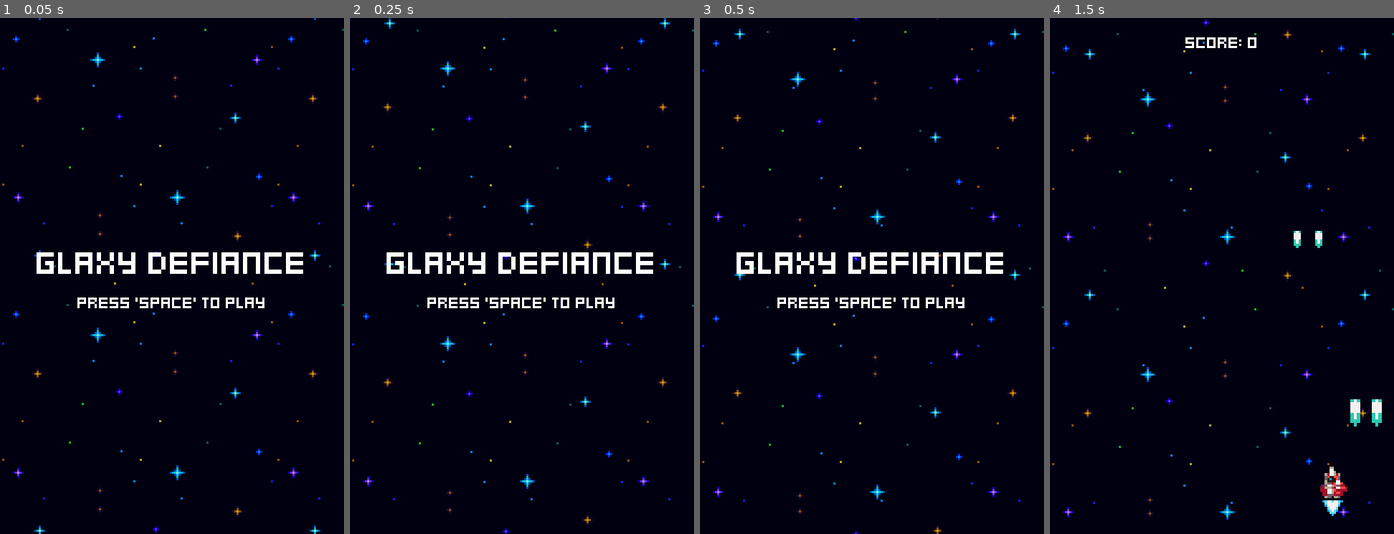
Above: before the commit, frames 1-4 (left to right).
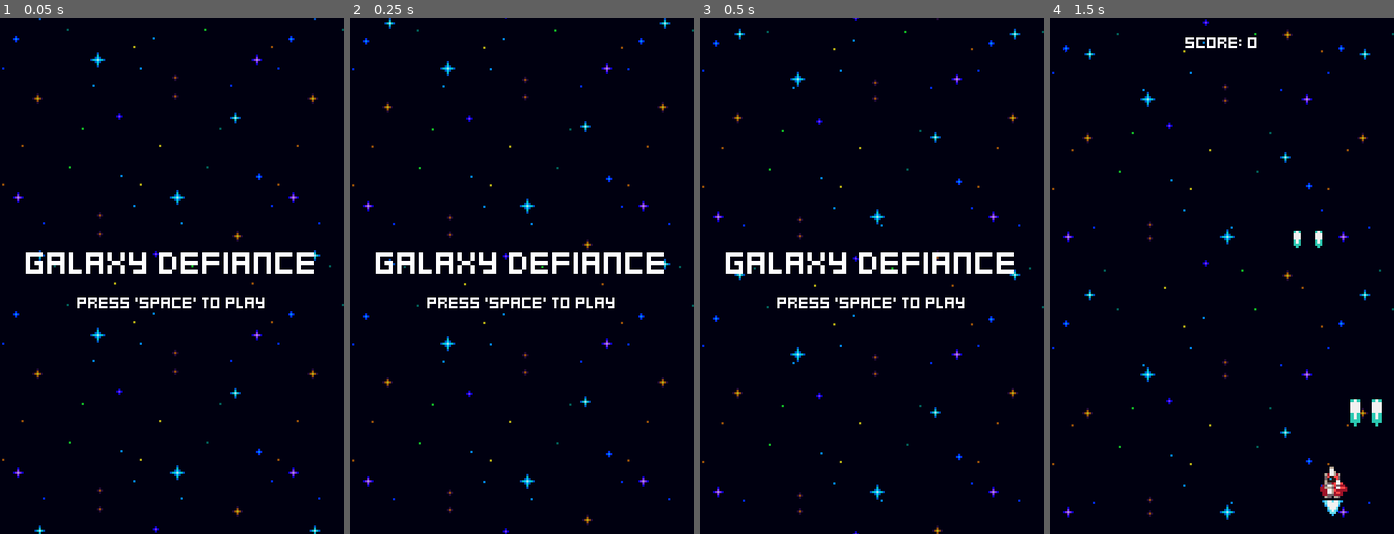
Above: after the commit, the same moments.

Repository: Wilthos/Galaxy-Defiance-Tutorial
Game: Godot game, scene res://menus/menu.tscn
The game is run twice, just before and just after one commit, with the same random seed, the same clock (stepped at 60 frames per second) and the same inputs.
Inputs:
- Up to frame 1 (0.05 s): no input
- Up to frame 2 (0.25 s): no input
- Up to frame 3 (0.5 s): no input
- Up to frame 4 (1.5 s): tap Space at 0.5 s; hold Right (ui_right) 0.53-1.28 s; tap Enter (ui_accept) at 0.77 s; hold Left (ui_left) from 1.28 s (still down)

The runs differ from the first frame. In frame 1, 1.6% of the frame differs, in the area x 7-92%, y 45-50%; in frame 2, 1.6%; in frame 3, 1.6%; in frame 4, nothing differs.

Commit message:
Typo Correction

Diff:
--- a/menus/menu.tscn
+++ b/menus/menu.tscn
@@ -28,7 +28,7 @@
 
 [node name="TitleLabel" type="Label" parent="SpaceBackground/CenterContainer/VBoxContainer"]
 layout_mode = 2
-text = "Glaxy Defiance"
+text = "Galaxy Defiance"
 label_settings = ExtResource("2_c7jtq")
 
 [node name="StartLabel" type="Label" parent="SpaceBackground/CenterContainer/VBoxContainer"]
